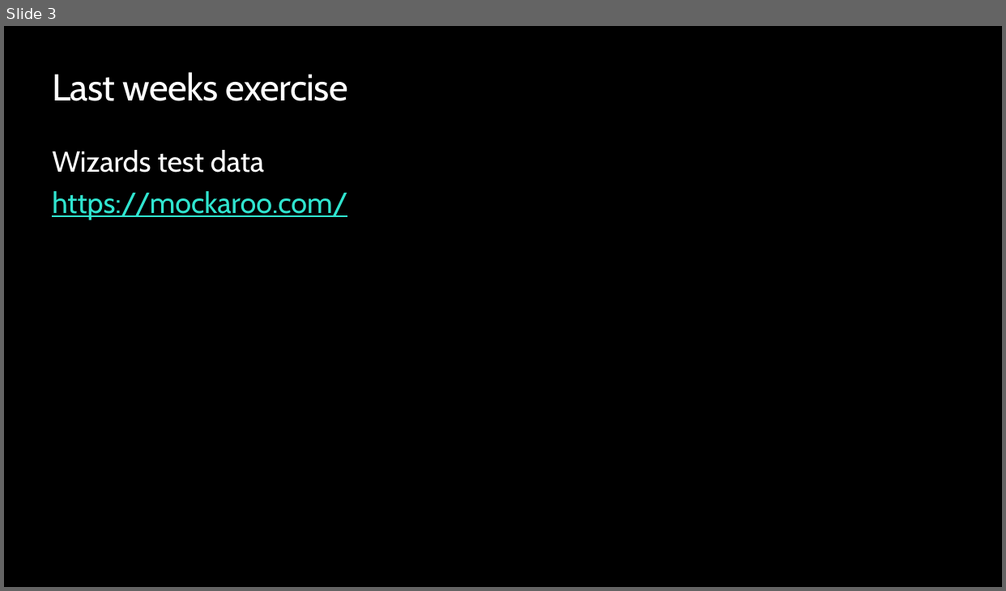
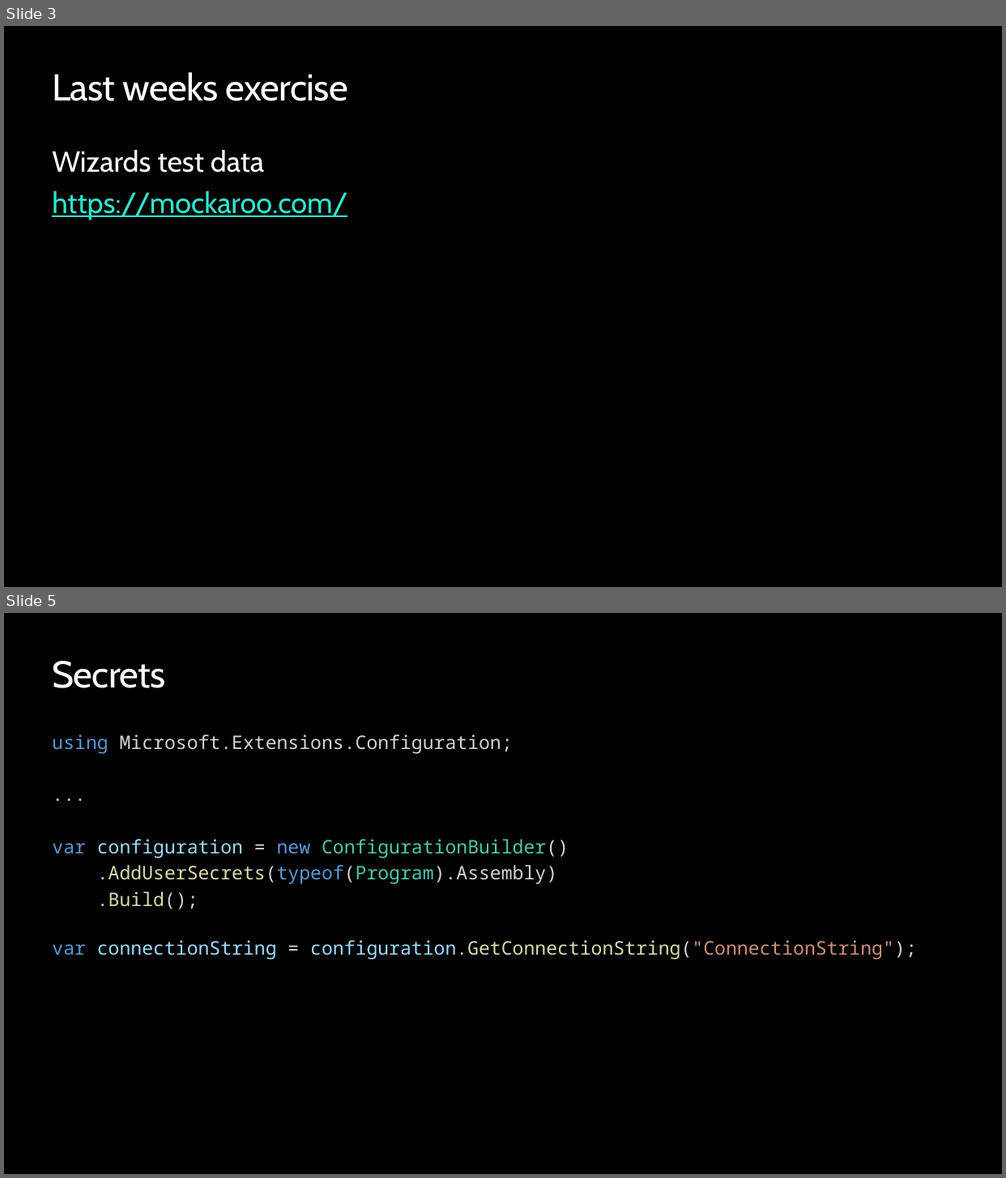
Before and after one commit to ondfisk/BDSA2020, a slide deck: Slides/Lecture04 - Data Access and Entity Framework Core.pptx. Shown one above the other, each under a label of ours: slide 3 before the commit, slides 3 and 5 after it; the slides between them are not shown. The pictures are 1006x591 and 1006x1178 pixels, drawn with LibreOffice and Linux fonts; fonts in the diff are those of the drawing; background and template pictures are left out. Boxes give left, top, right and bottom in pixels: in the first picture for what was removed or moved away, otherwise in the second. Text is boxed around its words. In the diff, an @@ line names an element or a change of style, - is before the commit and + after.

```diff
--- a/Slides/Lecture04 - Data Access and Entity Framework Core.pptx
+++ b/Slides/Lecture04 - Data Access and Entity Framework Core.pptx
@@ slide 5 added at <box>4,613,1002,1174</box>, background #000000 @@
@@ title added at <box>52,661,165,688</box>, 36 pt, text #FFFFFF @@
+Secrets
@@ text added at <box>52,735,916,960</box>, 18 pt, text #D4D4D4 @@
+using Microsoft.Extensions.Configuration;
+...
+var configuration = new ConfigurationBuilder()
+.AddUserSecrets(typeof(Program).Assembly)
+.Build();
+var connectionString = configuration.GetConnectionString("ConnectionString");
```
Also in this commit, not shown: 2 slides changed, 8 other slides added, 2 slides removed, 24 other files.
